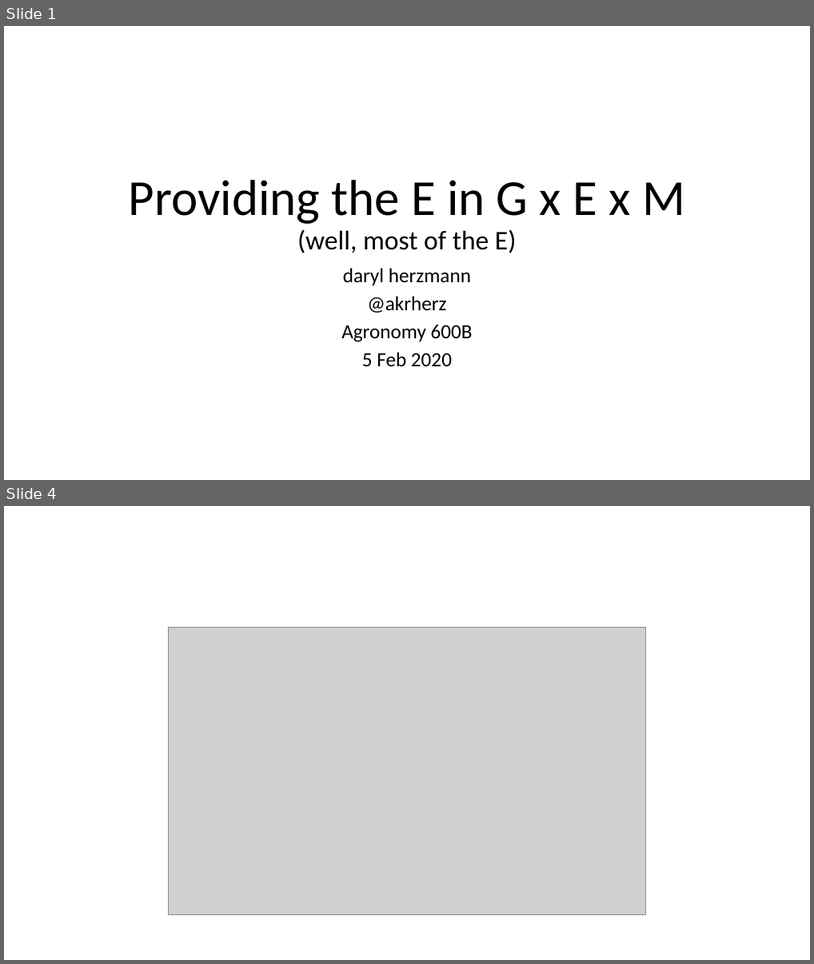
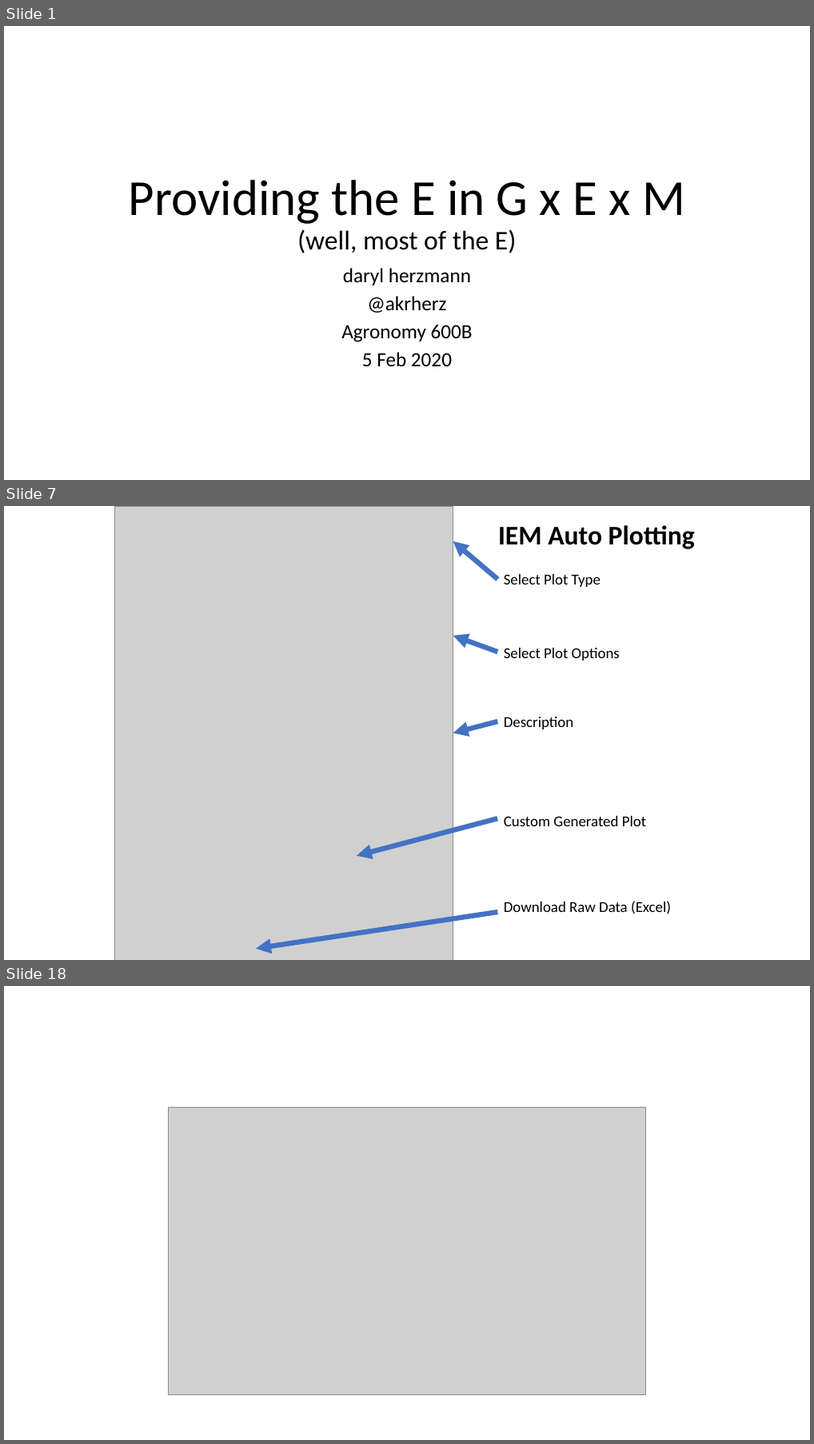
Before and after one commit to akrherz/akrherz, a slide deck: presentations/200205_agron600b/herzmann_600b.pptx. Shown one above the other, each under a label of ours: slides 1 and 4 before the commit, slides 1, 7 and 18 after it; the slides between them are not shown. The pictures are 814x964 and 814x1444 pixels, drawn with LibreOffice and Linux fonts; fonts in the diff are those of the drawing; grey boxes stand for pictures. Boxes give left, top, right and bottom in pixels: in the first picture for what was removed or moved away, otherwise in the second. Text is boxed around its words. In the diff, an @@ line names an element or a change of style, - is before the commit and + after.

```diff
--- a/presentations/200205_agron600b/herzmann_600b.pptx
+++ b/presentations/200205_agron600b/herzmann_600b.pptx
@@ slide 7 added at (x1=4, y1=506, x2=810, y2=960), background #FFFFFF @@
@@ picture added at (x1=114, y1=506, x2=454, y2=960) @@
@@ text added at (x1=498, y1=525, x2=695, y2=549), 32 pt, text #000000, bold @@
+IEM Auto Plotting
@@ arrow added from (498, 579) to (454, 541), #4472C4 6 pt @@
@@ text added at (x1=504, y1=574, x2=601, y2=587), 18 pt, text #000000 @@
+Select Plot Type
@@ arrow added from (498, 652) to (454, 636), #4472C4 6 pt @@
@@ text added at (x1=504, y1=648, x2=620, y2=660), 18 pt, text #000000 @@
+Select Plot Options
@@ arrow added from (498, 721) to (454, 733), #4472C4 6 pt @@
@@ text added at (x1=504, y1=716, x2=574, y2=729), 18 pt, text #000000 @@
+Description
@@ text added at (x1=504, y1=816, x2=646, y2=826), 18 pt, text #000000 @@
+Custom Generated Plot
@@ arrow added from (498, 818) to (357, 856), #4472C4 6 pt @@
@@ arrow added from (498, 912) to (256, 948), #4472C4 6 pt @@
@@ text added at (x1=504, y1=900, x2=671, y2=914), 18 pt, text #000000 @@
+Download Raw Data (Excel)
@@ what was slide 4 is now slide 18 @@
```
Also in this commit, not shown: 2 slides changed, 14 other slides added.
